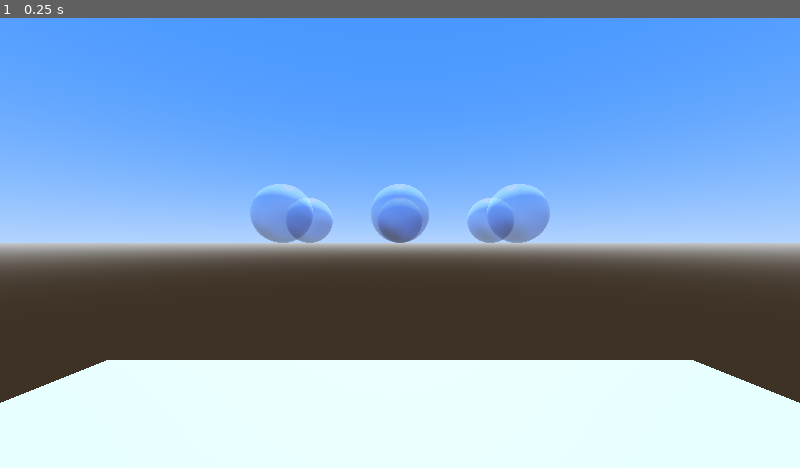
Above: before the commit, frame 1.
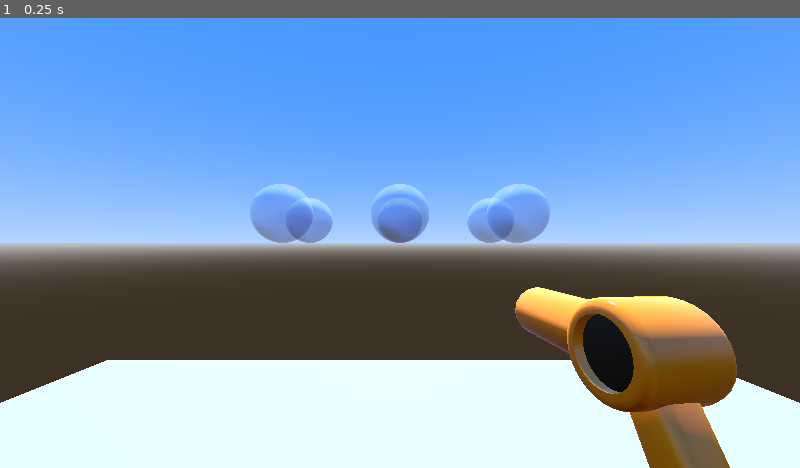
Above: after the commit, the same moment.

Repository: ericsnekbytes/GGJ-2025-Bubble-Forager
Game: Godot game, scene res://levels/bubble_hunt.tscn
Same seed, same stepped clock (60 frames per second), same inputs: the game is played once before the commit and once after it.
Inputs:
- Up to frame 1 (0.25 s): no input

The runs differ from the first frame. In frame 1, 6.5% of the frame differs, in the area x 64-93%, y 59-100%.

Commit message:
Add hair dryer model.

Diff:
--- a/player/player.tscn
+++ b/player/player.tscn
@@ -1,6 +1,7 @@
-[gd_scene load_steps=5 format=3 uid="uid://dx4xntt240r4h"]
+[gd_scene load_steps=6 format=3 uid="uid://dx4xntt240r4h"]
 
 [ext_resource type="Script" path="res://player/player.gd" id="1_3o8a5"]
+[ext_resource type="PackedScene" uid="uid://rg5aclcl6dpo" path="res://art/hair_dryer.glb" id="2_6u0ve"]
 
 [sub_resource type="CapsuleShape3D" id="CapsuleShape3D_mc6in"]
 
@@ -24,6 +25,11 @@
 [node name="Camera3D" type="Camera3D" parent="."]
 transform = Transform3D(1, 0, 0, 0, 1, 0, 0, 0, 1, 0, 1, 0)
 
+[node name="WeaponPivot" type="Node3D" parent="Camera3D"]
+transform = Transform3D(-0.290263, 0, 2.3572, 0, 2.375, 0, -2.3572, 0, -0.290263, 0.738559, -0.329864, -0.905614)
+
+[node name="hair_dryer" parent="Camera3D/WeaponPivot" instance=ExtResource("2_6u0ve")]
+
 [node name="JumpTimer" type="Timer" parent="."]
 wait_time = 0.5
 one_shot = true
Not shown, added: art/art.blend.import
Binary file added: art/hair_dryer.glb
Not shown, added: art/hair_dryer.glb.import
Not shown, added: art/art.blend
Not shown, added: art/art.blend1
